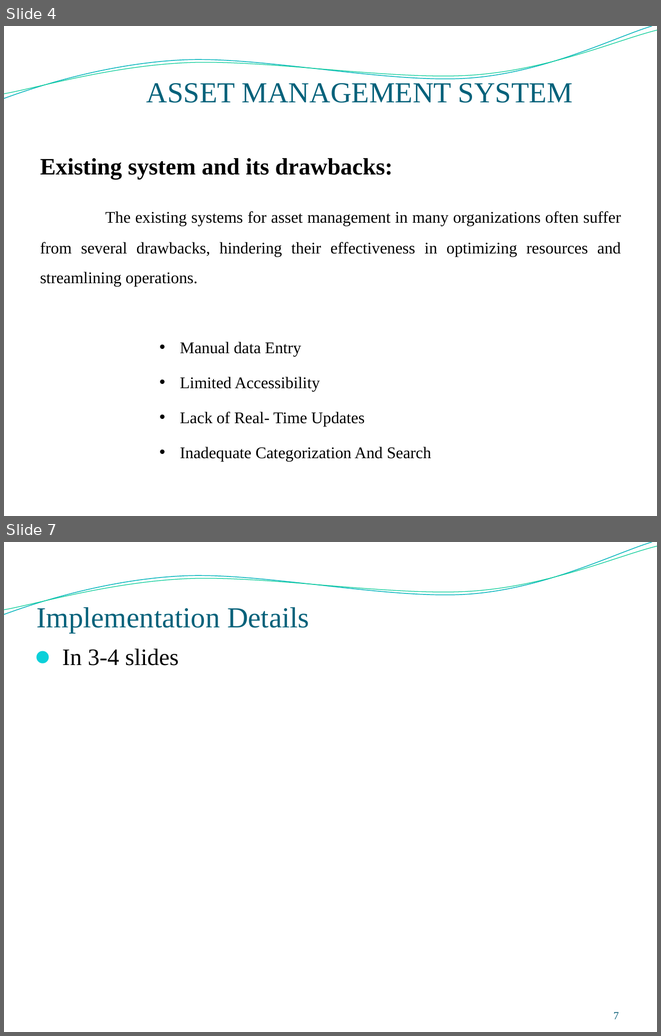
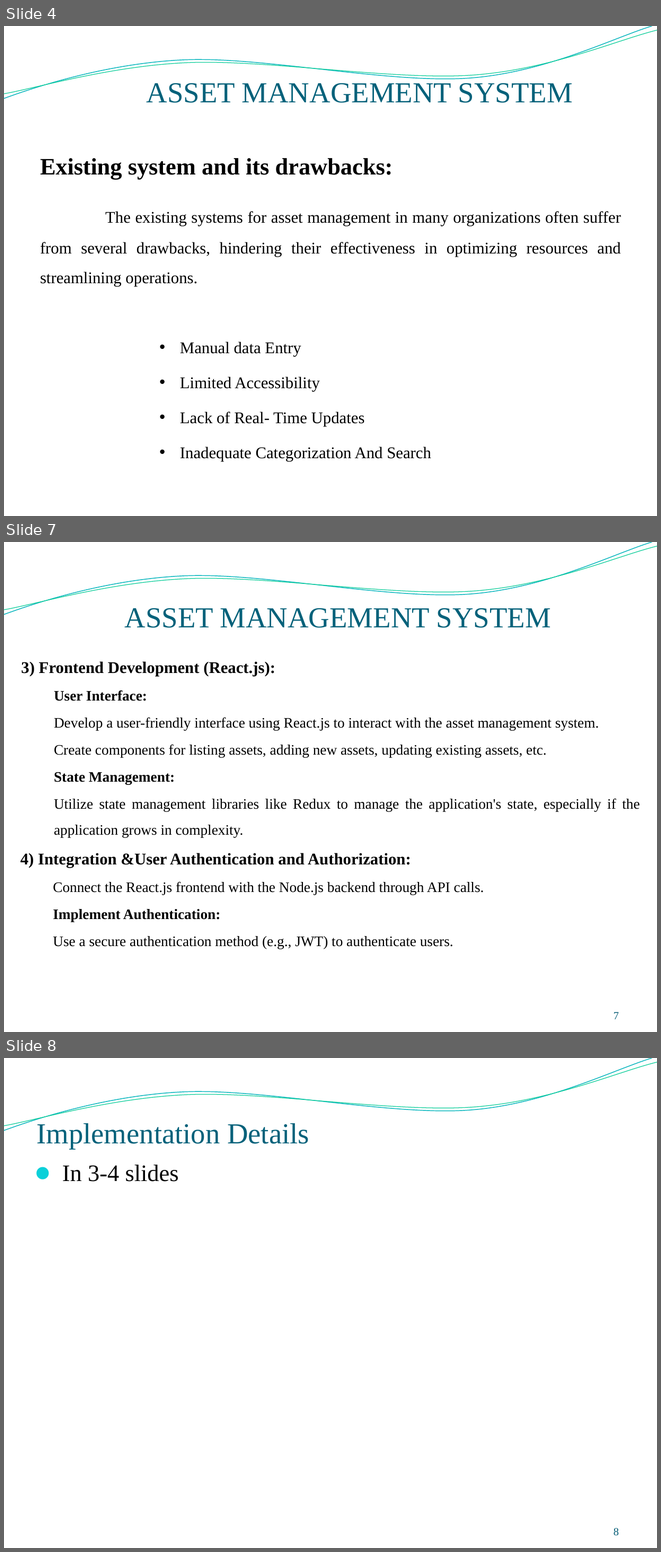
Before and after one commit to surya0811/Assetmanagement1, a slide deck: reports/ppt final.pptx. Shown one above the other, each under a label of ours: slides 4 and 7 before the commit, slides 4, 7 and 8 after it; the slides between them are not shown. The pictures are 661x1036 and 661x1552 pixels, drawn with LibreOffice and Linux fonts; fonts in the diff are those of the drawing; background and template pictures are left out. Boxes give left, top, right and bottom in pixels: in the first picture for what was removed or moved away, otherwise in the second. Text is boxed around its words. In the diff, an @@ line names an element or a change of style, - is before the commit and + after.

```diff
--- a/reports/ppt final.pptx
+++ b/reports/ppt final.pptx
@@ slide 7 added at <box>4,542,657,1032</box>, background picture (left out); not listed: 2 template elements that a slide beside it also shows @@
@@ title added at <box>125,608,551,628</box>, 32 pt, text #04617A @@
+ASSET MANAGEMENT SYSTEM
@@ text added at <box>20,661,639,949</box>, 16 pt, text #000000 @@
+3) Frontend Development (React.js):
+  User Interface:
+  Develop a user-friendly interface using React.js to interact with the asset management system.
+  Create components for listing assets, adding new assets, updating existing assets, etc.
+  State Management:
+  Utilize state management libraries like Redux to manage the application's state, especially if the application grows in complexity.
+  4) Integration &User Authentication and Authorization:
+    Connect the React.js frontend with the Node.js backend through API calls.
+    Implement Authentication:
+    Use a secure authentication method (e.g., JWT) to authenticate users.
@@ page number added at <box>614,1012,619,1019</box>, 12 pt, text #045C75 @@
+7
@@ what was slide 7 is now slide 8 @@
@@ page number at <box>614,1528,619,1536</box>: text changed @@
-7
+8
```
Also in this commit, not shown: 1 slide changed, 1 other slide added, 1 slide removed, 12 other files.
